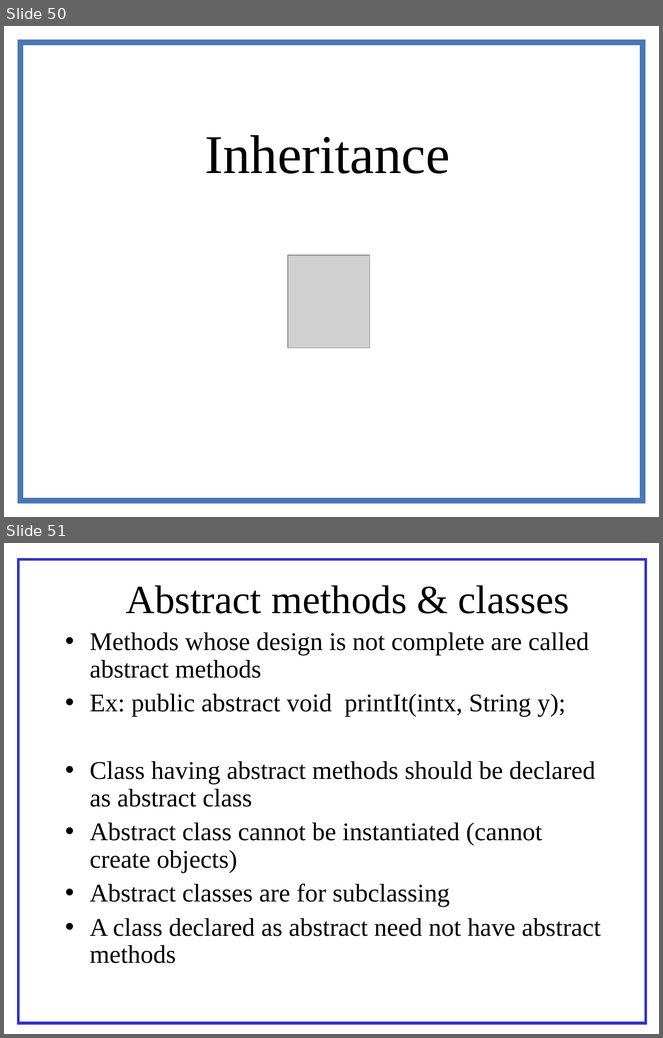
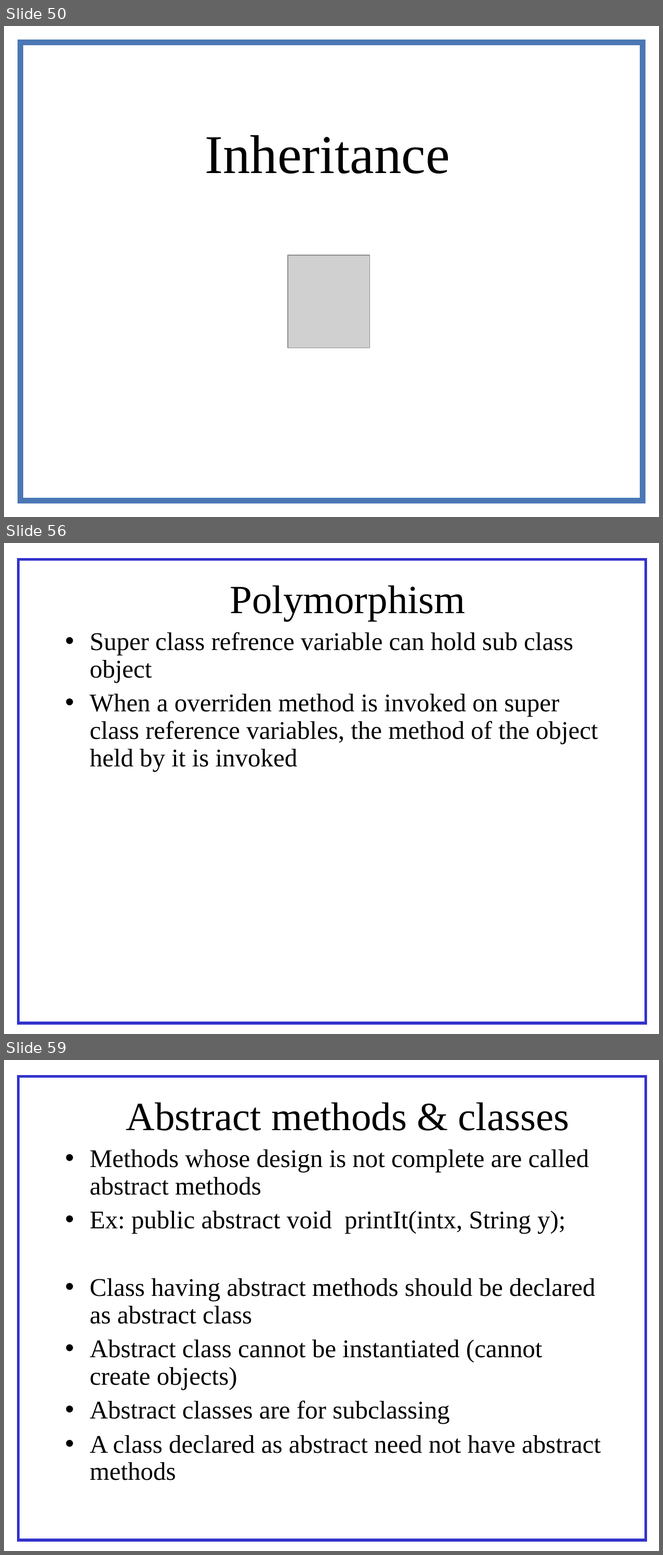
Before and after one commit to AvinashDhulipudi/hsbc, a slide deck: Java.ppt. Shown one above the other, each under a label of ours: slides 50 and 51 before the commit, slides 50, 56 and 59 after it; the slides between them are not shown. The pictures are 663x1038 and 663x1555 pixels, drawn with LibreOffice and Linux fonts; fonts in the diff are those of the drawing; grey boxes stand for pictures. Boxes give left, top, right and bottom in pixels: in the first picture for what was removed or moved away, otherwise in the second. Text is boxed around its words. In the diff, an @@ line names an element or a change of style, - is before the commit and + after.

```diff
--- a/Java.ppt
+++ b/Java.ppt
@@ slide 56 added at <box>4,543,659,1034</box>, background #FFFFFF @@
@@ rectangle added at <box>19,560,646,1023</box>, fill #FFFFFF, outline #3333CC 3 pt @@
@@ title added at <box>230,585,466,621</box>, 44 pt, text #000000 @@
+Polymorphism
@@ text added at <box>90,632,598,771</box>, 28 pt, text #000000 @@
+• Super class refrence variable can hold sub class object
+• When a overriden method is invoked on super class reference variables, the method of the object held by it is invoked
@@ what was slide 51 is now slide 59 @@
```
Also in this commit, not shown: 1 slide changed, 7 other slides added.
